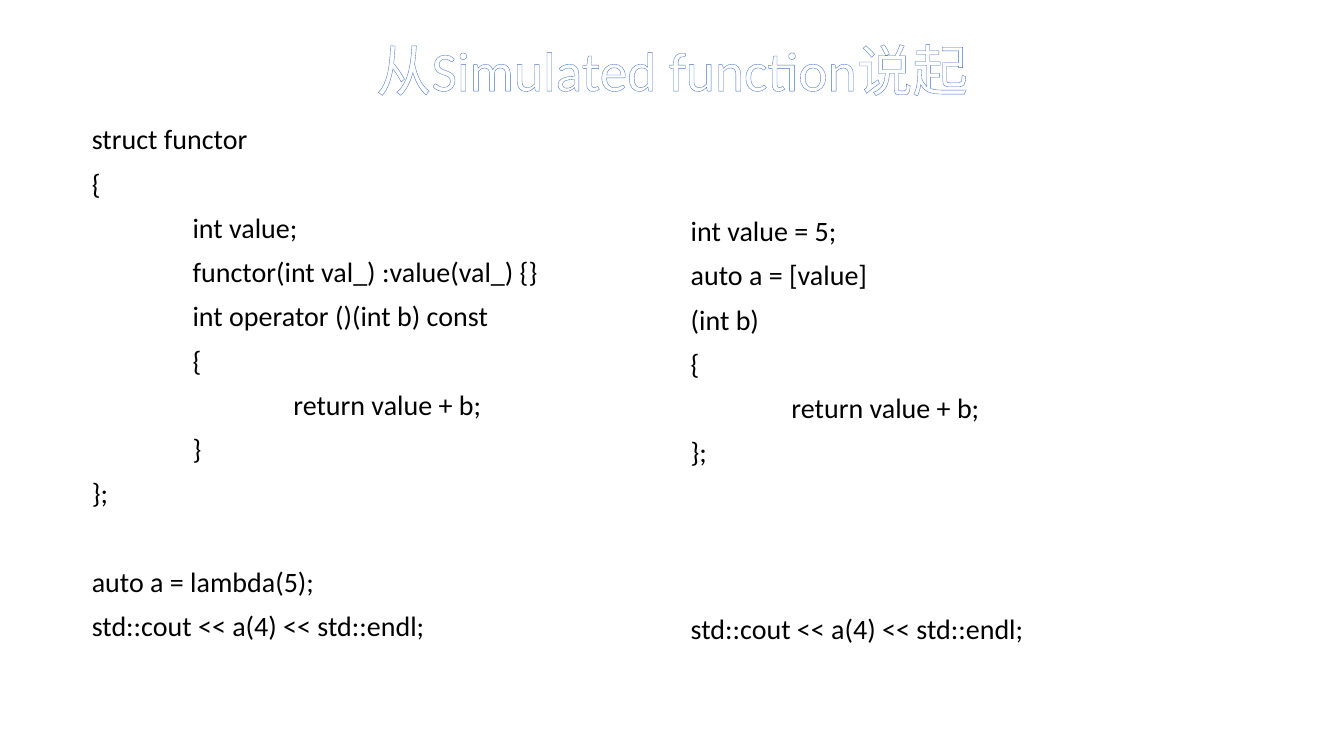
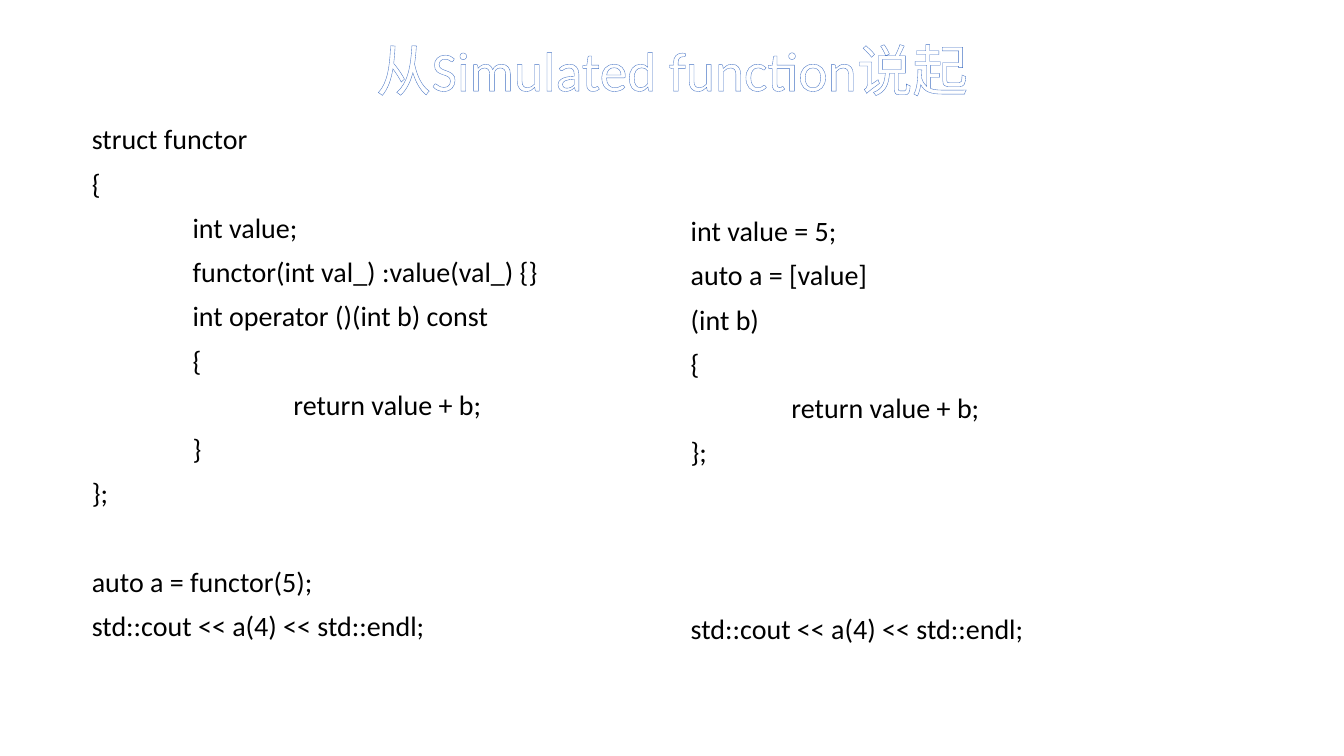
Before and after one commit to tearshark/resumef, a slide deck: slide 2 of Resumef实践.pptx. Drawn at 1344x756 pixels with LibreOffice and Linux fonts; fonts in the diff are those of the drawing. Boxes give left, top, right and bottom in pixels: in the first picture for what was removed or moved away, otherwise in the second. Text is boxed around its words. In the diff, an @@ line names an element or a change of style, - is before the commit and + after.

```diff
--- a/Resumef实践.pptx
+++ b/Resumef实践.pptx
@@ text at (92,571,312,596): text changed @@
-auto a = lambda(5);
+auto a = functor(5);
```
Also in this commit, not shown: 23 other slides changed, 3 other files.
